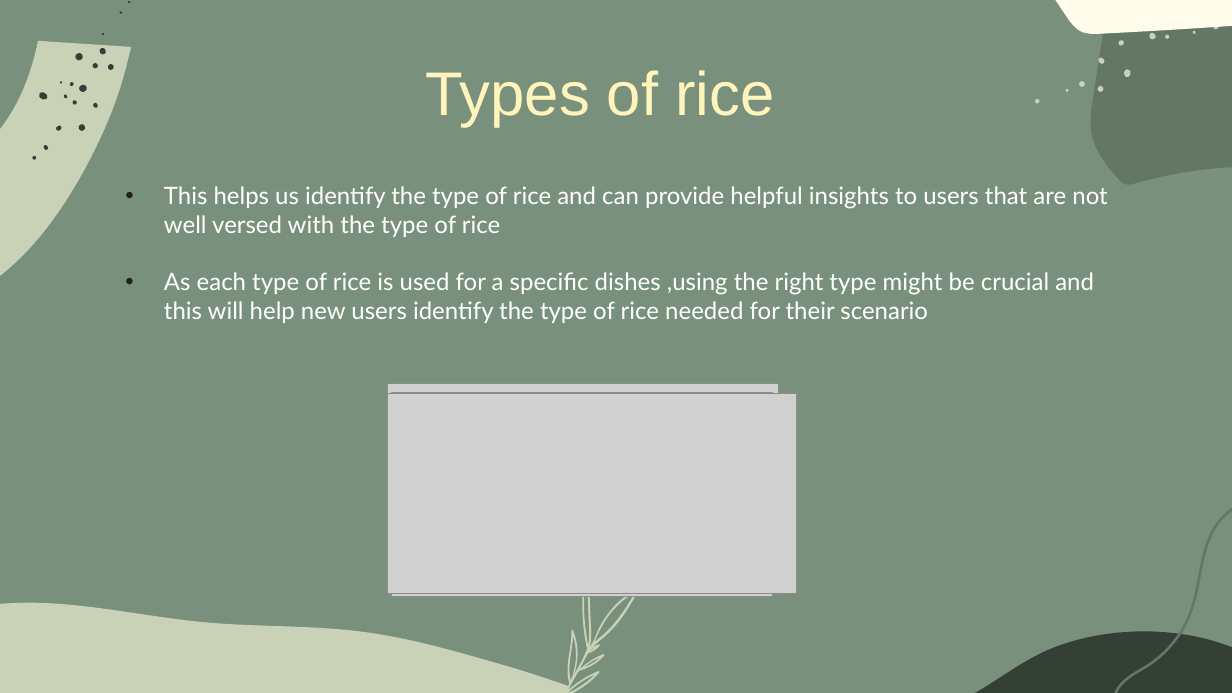
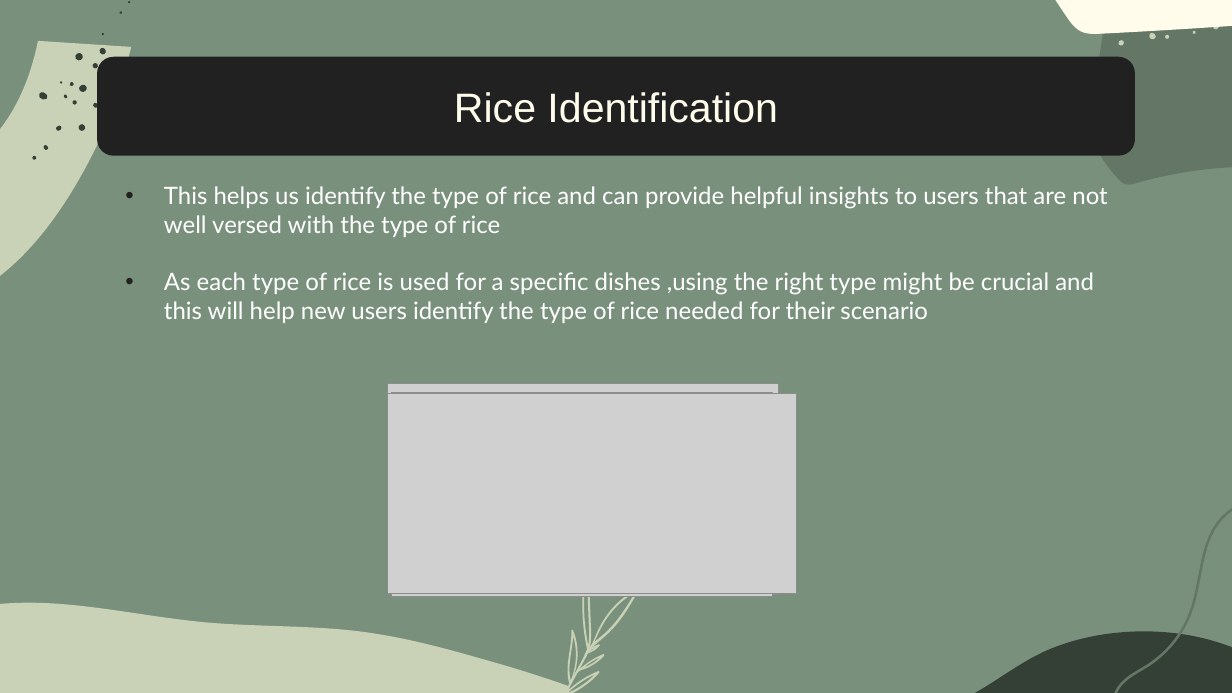
Before and after one commit to dev2010030040/farmers_all, a slide deck: slide 14 of presentations/farmersall.pptx (slide 11 before the commit). Drawn at 1232x693 pixels with LibreOffice and Linux fonts; fonts in the diff are those of the drawing; grey boxes stand for pictures. Boxes give left, top, right and bottom in pixels: in the first picture for what was removed or moved away, otherwise in the second. Text is boxed around its words. In the diff, an @@ line names an element or a change of style, - is before the commit and + after.

```diff
--- a/presentations/farmersall.pptx
+++ b/presentations/farmersall.pptx
@@ rounded rectangle added at box(97, 57, 1135, 155), fill #212121, 24 pt, text #FFFCEC @@
+Rice Identification
@@ freeform shape removed at box(106, 62, 115, 72) @@
@@ text removed at box(426, 70, 774, 127) @@
-Types of rice
@@ group removed at box(1034, 80, 1105, 105): 4 freeform shapes @@
```
Also in this commit, not shown: 4 other slides changed, 7 slides added, 1 slide removed, 27 other files.
